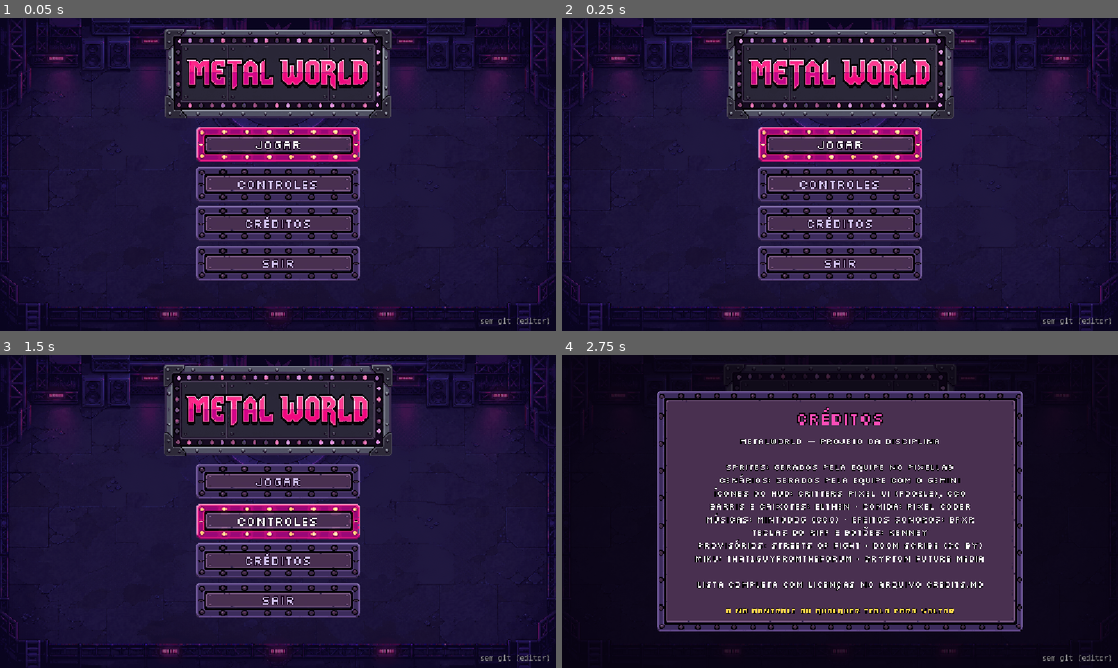
Above: before the commit, frames 1-4 (two rows, left to right).
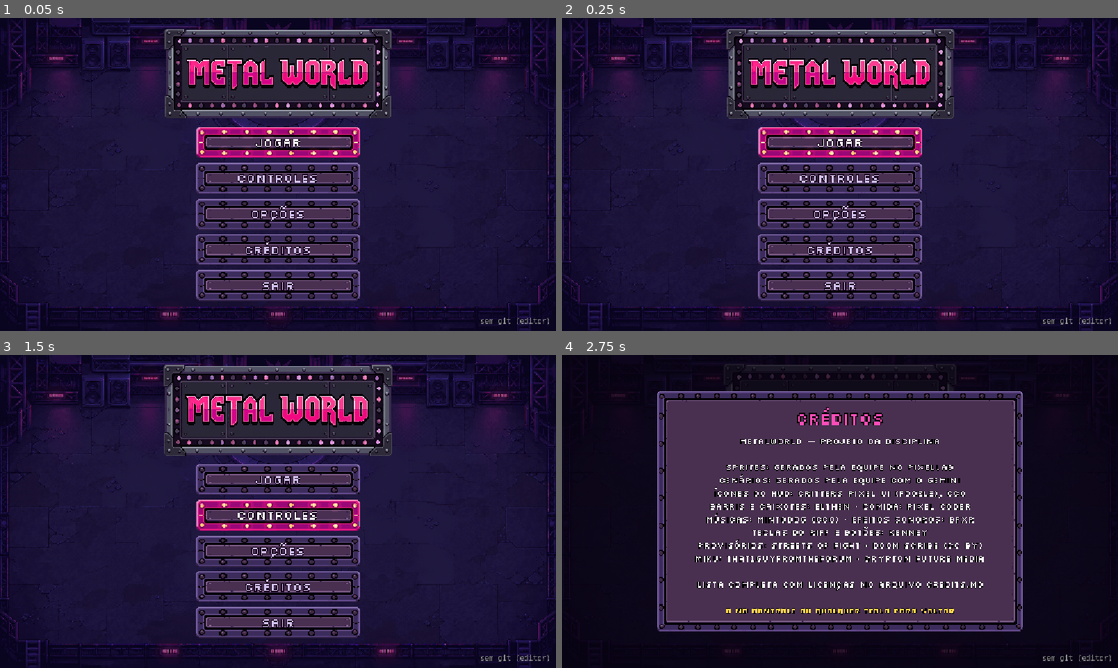
Above: after the commit, the same moments.

Repository: lucas-gif561/metalworld
Game: Godot game, scene res://ui/tela_inicial.tscn
The game is run twice, just before and just after one commit, with the same random seed, the same clock (stepped at 60 frames per second) and the same inputs. Sound files missing from this copy of the repository are replaced by a short silence.
Inputs:
- Up to frame 1 (0.05 s): no input
- Up to frame 2 (0.25 s): no input
- Up to frame 3 (1.5 s): click "Controles" at 0.5 s; click "Voltar" at 1.25 s
- Up to frame 4 (2.75 s): click "Créditos" at 2 s

The runs differ from the first frame. In frame 1, 11% of the frame differs, in the area x 35-65%, y 38-91%; in frame 2, 11%; in frame 3, 11%; in frame 4, nothing differs.

Commit message:
Menu de opções: volume geral, da música e dos efeitos
- Botão "Opções" no menu principal e no pause, logo depois de "Controles"
- Tela nova (ui/tela_opcoes.tscn): três barras de 0 a 100% em passos de
  5%, com WASD, setas, direcional ou analógico de qualquer jogador
- Barramentos "Musica" e "Efeitos" (default_bus_layout.tres); o Audio toca
  cada som no seu e salva os volumes em user://opcoes.cfg
- Botões do menu principal com 64 px para caberem os cinco
- teste_menu cobre a nova ordem e a tela de opções

Co-Authored-By: Claude Opus 5.5 <noreply@anthropic.com>

Diff:
--- /dev/null
+++ b/default_bus_layout.tres
@@ -0,0 +1,15 @@
+[gd_resource type="AudioBusLayout" format=3 uid="uid://ismdoqopqa1y"]
+
+[resource]
+bus/1/name = &"Musica"
+bus/1/solo = false
+bus/1/mute = false
+bus/1/bypass_fx = false
+bus/1/volume_db = 0.0
+bus/1/send = &"Master"
+bus/2/name = &"Efeitos"
+bus/2/solo = false
+bus/2/mute = false
+bus/2/bypass_fx = false
+bus/2/volume_db = 0.0
+bus/2/send = &"Master"
--- a/sistemas/audio.gd
+++ b/sistemas/audio.gd
@@ -35,6 +35,11 @@
 const VOZES = 16
 const INTERVALO_MINIMO_MS = 40
 
+## Canais de volume do menu de Opções e o barramento de cada um
+## (default_bus_layout.tres). O volume fica salvo entre partidas.
+const BARRAMENTOS = {"geral": "Master", "musica": "Musica", "efeitos": "Efeitos"}
+const ARQUIVO_OPCOES = "user://opcoes.cfg"
+
 @export var volume_musica_db: float = -12.0
 @export var volume_sfx_db: float = -6.0
 
@@ -48,6 +53,8 @@
 var musica: AudioStreamPlayer
 var musica_atual := ""
 var tween_musica: Tween
+## 0 a 1 por canal (ver BARRAMENTOS)
+var volumes := {"geral": 1.0, "musica": 1.0, "efeitos": 1.0}
 
 
 func _ready() -> void:
@@ -61,14 +68,53 @@
 
 	for i in range(VOZES):
 		var voz = AudioStreamPlayer.new()
+		voz.bus = &"Efeitos"
 		add_child(voz)
 		vozes.append(voz)
 
 	musica = AudioStreamPlayer.new()
+	musica.bus = &"Musica"
 	add_child(musica)
 
 	for faixa in MUSICAS.values():
 		faixa.loop = true
+
+	_carregar_volumes()
+
+
+# ---------------------------------------------------------------- Volume
+
+func volume(canal: String) -> float:
+	return volumes[canal]
+
+
+## valor de 0 (mudo) a 1 (cheio). Salva só quando a tela de Opções fecha (salvar_volumes).
+func definir_volume(canal: String, valor: float) -> void:
+	volumes[canal] = clampf(valor, 0.0, 1.0)
+	_aplicar_volume(canal)
+
+
+func salvar_volumes() -> void:
+	var arquivo = ConfigFile.new()
+	for canal in volumes:
+		arquivo.set_value("volume", canal, volumes[canal])
+	arquivo.save(ARQUIVO_OPCOES)
+
+
+func _carregar_volumes() -> void:
+	var arquivo = ConfigFile.new()
+	arquivo.load(ARQUIVO_OPCOES) # sem arquivo (primeira vez): fica tudo no máximo
+	for canal in volumes:
+		volumes[canal] = clampf(float(arquivo.get_value("volume", canal, 1.0)), 0.0, 1.0)
+		_aplicar_volume(canal)
+
+
+func _aplicar_volume(canal: String) -> void:
+	var barramento = AudioServer.get_bus_index(BARRAMENTOS[canal])
+	if barramento < 0:
+		return
+	AudioServer.set_bus_volume_db(barramento, linear_to_db(maxf(volumes[canal], 0.0001)))
+	AudioServer.set_bus_mute(barramento, volumes[canal] <= 0.0)
 
 
 func tocar(nome: String, variacao: float = 0.05, intervalo_ms: int = INTERVALO_MINIMO_MS) -> void:
--- a/tests/teste_menu.gd
+++ b/tests/teste_menu.gd
@@ -1,5 +1,5 @@
 extends SceneTree
-## Teste do menu principal: navegação, Controles/Créditos e iniciar
+## Teste do menu principal: navegação, Opções, Controles/Créditos e iniciar
 ## sozinho ou em dupla. Rode com: tests/rodar_testes.sh
 
 var jogo: Node
@@ -53,7 +53,10 @@
 	checar(focado() == "Controles", "S desce para 'Controles'")
 	await esperar(0.2)
 	await apertar("ui_down")
-	checar(focado() == "Creditos", "seta para baixo desce para 'Créditos'")
+	checar(focado() == "Opcoes", "seta para baixo desce para 'Opções'")
+	await esperar(0.2)
+	await apertar("p1_mover_baixo")
+	checar(focado() == "Creditos", "depois vem 'Créditos'")
 	await esperar(0.2)
 	await apertar("p1_mover_baixo")
 	checar(focado() == "Sair", "o último botão é 'Sair'")
@@ -70,6 +73,24 @@
 	checar(menu.janela.visible and menu.titulo_janela.text == "Créditos", "J abre a janela de Créditos")
 	await apertar("p1_dodge")
 	checar(not menu.janela.visible, "qualquer botão fecha a janela")
+
+	# Opções: volume com A/D. O teste devolve o volume ao valor de antes, porque
+	# fechar a tela salva em user://opcoes.cfg (o mesmo arquivo do jogo)
+	var audio = root.get_node("Audio")
+	checar(AudioServer.get_bus_index("Musica") > 0 and AudioServer.get_bus_index("Efeitos") > 0, "música e efeitos têm barramentos próprios")
+	var geral = audio.volume("geral")
+	menu.get_node("Menu/Opcoes").grab_focus()
+	await esperar(0.2)
+	await apertar("p1_atacar")
+	checar(menu.opcoes.visible and not menu.menu.visible and focado() == "Barra", "'Opções' abre os volumes, já no volume geral")
+	await apertar("p1_mover_esquerda")
+	var abaixado = audio.volume("geral")
+	checar(abaixado < geral or geral == 0.0, "A abaixa o volume geral (%.2f -> %.2f)" % [geral, abaixado])
+	await apertar("p1_mover_direita")
+	checar(audio.volume("geral") > abaixado or abaixado == 1.0, "D sobe o volume")
+	audio.definir_volume("geral", geral)
+	await apertar("ui_cancel")
+	checar(not menu.opcoes.visible and menu.menu.visible and focado() == "Opcoes", "Esc fecha as opções e volta em 'Opções'")
 
 	menu.get_node("Menu/Jogar").grab_focus()
 	await esperar(0.2)
--- a/ui/menu_pausa.gd
+++ b/ui/menu_pausa.gd
@@ -1,8 +1,8 @@
 extends CanvasLayer
 ## Menu de pause: Esc (P1), P (P2 no teclado) ou START (de quem está jogando).
 ##
-## Continuar, remover o jogador 2 (ele pode entrar de novo com START) ou
-## voltar ao menu principal. Visual na cena (menu_pausa.tscn), no mesmo tema
+## Continuar, Controles, Opções (volumes), remover o jogador 2 (ele pode
+## entrar de novo com START) ou voltar ao menu principal. Visual na cena (menu_pausa.tscn), no mesmo tema
 ## do menu principal. Roda com o jogo pausado (process_mode = Sempre).
 ## A moldura acompanha os botões (CenterContainer + PanelContainer na cena):
 ## sozinho, sem "Remover jogador 2", ela fica menor.
@@ -15,6 +15,7 @@
 @onready var moldura = $Painel
 @onready var menu = $Painel/Caixa/Respiro/Menu
 @onready var controles = $TelaControles
+@onready var opcoes = $TelaOpcoes
 @onready var botao_remover_p2 = menu.get_node("RemoverP2")
 
 var _proxima_navegacao := 0.0
@@ -25,6 +26,8 @@
 	menu.get_node("Continuar").pressed.connect(continuar)
 	menu.get_node("Controles").pressed.connect(_abrir_controles)
 	controles.fechada.connect(_fechar_controles)
+	menu.get_node("Opcoes").pressed.connect(_abrir_opcoes)
+	opcoes.fechada.connect(_fechar_opcoes)
 	botao_remover_p2.pressed.connect(_remover_p2)
 	menu.get_node("MenuPrincipal").pressed.connect(_ir_ao_menu)
 	for botao in menu.get_children():
@@ -45,6 +48,7 @@
 
 func continuar() -> void:
 	controles.hide()
+	opcoes.hide()
 	moldura.show()
 	hide()
 	get_tree().paused = false
@@ -60,6 +64,17 @@
 func _fechar_controles() -> void:
 	moldura.show()
 	menu.get_node("Controles").grab_focus()
+
+
+func _abrir_opcoes() -> void:
+	Audio.tocar("ui_confirma", 0.0)
+	moldura.hide()
+	opcoes.abrir()
+
+
+func _fechar_opcoes() -> void:
+	moldura.show()
+	menu.get_node("Opcoes").grab_focus()
 
 
 func _remover_p2() -> void:
@@ -79,7 +94,7 @@
 
 
 func _input(event: InputEvent) -> void:
-	if not visible or controles.visible or not event is InputEventJoypadButton:
+	if not visible or controles.visible or opcoes.visible or not event is InputEventJoypadButton:
 		return
 	if event.button_index == JOY_BUTTON_B:
 		if event.pressed:
@@ -97,6 +112,9 @@
 		if _apertou(event, "pausar") and _pode_pausar():
 			abrir()
 			get_viewport().set_input_as_handled()
+		return
+	# Controles e Opções abertas cuidam da própria entrada (e voltam para cá ao fechar)
+	if controles.visible or opcoes.visible:
 		return
 
 	if _apertou(event, "pausar") or event.is_action_pressed("ui_cancel"):
--- a/ui/menu_pausa.tscn
+++ b/ui/menu_pausa.tscn
@@ -4,6 +4,7 @@
 [ext_resource type="Theme" uid="uid://cg0acrc3bqg6k" path="res://ui/tema_menu.tres" id="2_tema"]
 [ext_resource type="Texture2D" uid="uid://0nvcpthestpv" path="res://ui/sprites/botao_menu.png" id="3_moldura"]
 [ext_resource type="PackedScene" uid="uid://rr8uafxhf8t6" path="res://ui/tela_controles.tscn" id="4_controles"]
+[ext_resource type="PackedScene" uid="uid://c75c80eld405r" path="res://ui/tela_opcoes.tscn" id="5_opcoes"]
 
 [sub_resource type="StyleBoxEmpty" id="StyleBoxEmpty_caixa"]
 
@@ -79,6 +80,11 @@
 layout_mode = 2
 text = "Controles"
 
+[node name="Opcoes" type="Button" parent="Painel/Caixa/Respiro/Menu"]
+custom_minimum_size = Vector2(340, 62)
+layout_mode = 2
+text = "Opções"
+
 [node name="RemoverP2" type="Button" parent="Painel/Caixa/Respiro/Menu" unique_id=2048277032]
 custom_minimum_size = Vector2(340, 62)
 layout_mode = 2
@@ -90,3 +96,5 @@
 text = "Menu principal"
 
 [node name="TelaControles" parent="." unique_id=1124501278 instance=ExtResource("4_controles")]
+
+[node name="TelaOpcoes" parent="." instance=ExtResource("5_opcoes")]
--- a/ui/tela_inicial.gd
+++ b/ui/tela_inicial.gd
@@ -6,8 +6,8 @@
 ## Controles/Créditos. Aqui fica só o comportamento.
 ##
 ## "Jogar" abre a escolha do modo (Solo ou Dueto) no lugar dos botões do
-## menu, e o modo abre a seleção de personagem (tela_selecao.tscn); "Sair"
-## fecha o jogo.
+## menu, e o modo abre a seleção de personagem (tela_selecao.tscn); "Opções"
+## abre os volumes (tela_opcoes.tscn); "Sair" fecha o jogo.
 ##
 ## Navegação: setas, WASD, direcional ou analógico de qualquer jogador.
 ## Confirmar: Enter, Espaço, F, J ou A. Voltar: Esc ou B no controle.
@@ -33,6 +33,7 @@
 @onready var janela = $Janela
 @onready var controles = $TelaControles
 @onready var selecao = $TelaSelecao
+@onready var opcoes = $TelaOpcoes
 @onready var titulo_janela = $Janela/Moldura/Titulo
 @onready var texto_janela = $Janela/Moldura/Texto
 @onready var versao = $Versao
@@ -46,6 +47,8 @@
 	$Menu/Jogar.pressed.connect(_abrir_modos)
 	$Menu/Controles.pressed.connect(_abrir_controles)
 	controles.fechada.connect(_fechar_controles)
+	$Menu/Opcoes.pressed.connect(_abrir_opcoes)
+	opcoes.fechada.connect(_fechar_opcoes)
 	$Menu/Creditos.pressed.connect(_abrir_janela.bind("Créditos", TEXTO_CREDITOS))
 	$Menu/Sair.pressed.connect(_sair)
 	# No navegador não dá para fechar a aba pelo jogo
@@ -143,6 +146,17 @@
 	$Menu/Controles.grab_focus()
 
 
+func _abrir_opcoes() -> void:
+	Audio.tocar("ui_confirma", 0.0)
+	menu.hide()
+	opcoes.abrir()
+
+
+func _fechar_opcoes() -> void:
+	menu.show()
+	$Menu/Opcoes.grab_focus()
+
+
 func _abrir_janela(titulo: String, texto: String) -> void:
 	Audio.tocar("ui_confirma", 0.0)
 	titulo_janela.text = titulo
@@ -158,7 +172,7 @@
 
 
 func _input(event: InputEvent) -> void:
-	if not event is InputEventJoypadButton or controles.visible or selecao.visible:
+	if not event is InputEventJoypadButton or controles.visible or selecao.visible or opcoes.visible:
 		return
 	if (janela.visible or menu_modo.visible) and event.button_index == JOY_BUTTON_B:
 		if event.pressed:
@@ -179,7 +193,7 @@
 
 
 func _unhandled_input(event: InputEvent) -> void:
-	if selecao.visible:
+	if selecao.visible or opcoes.visible:
 		return
 	if menu_modo.visible and event.is_action_pressed("ui_cancel"):
 		_fechar_modos()
--- a/ui/tela_inicial.tscn
+++ b/ui/tela_inicial.tscn
@@ -7,6 +7,7 @@
 [ext_resource type="Texture2D" uid="uid://0nvcpthestpv" path="res://ui/sprites/botao_menu.png" id="5_moldura"]
 [ext_resource type="PackedScene" uid="uid://rr8uafxhf8t6" path="res://ui/tela_controles.tscn" id="6_controles"]
 [ext_resource type="PackedScene" uid="uid://7cjxssmfv4s8" path="res://ui/tela_selecao.tscn" id="7_selecao"]
+[ext_resource type="PackedScene" uid="uid://c75c80eld405r" path="res://ui/tela_opcoes.tscn" id="8_opcoes"]
 
 [sub_resource type="SystemFont" id="SystemFont_versao"]
 font_names = PackedStringArray("Consolas", "DejaVu Sans Mono", "Monospace")
@@ -62,27 +63,32 @@
 offset_left = -170.0
 offset_top = 226.0
 offset_right = 170.0
-offset_bottom = 544.0
+offset_bottom = 586.0
 grow_horizontal = 2
 theme_override_constants/separation = 10
 
 [node name="Jogar" type="Button" parent="Menu" unique_id=1952923732]
-custom_minimum_size = Vector2(340, 72)
+custom_minimum_size = Vector2(340, 64)
 layout_mode = 2
 text = "Jogar"
 
 [node name="Controles" type="Button" parent="Menu" unique_id=151849302]
-custom_minimum_size = Vector2(340, 72)
+custom_minimum_size = Vector2(340, 64)
 layout_mode = 2
 text = "Controles"
 
+[node name="Opcoes" type="Button" parent="Menu"]
+custom_minimum_size = Vector2(340, 64)
+layout_mode = 2
+text = "Opções"
+
 [node name="Creditos" type="Button" parent="Menu" unique_id=879762523]
-custom_minimum_size = Vector2(340, 72)
+custom_minimum_size = Vector2(340, 64)
 layout_mode = 2
 text = "Créditos"
 
 [node name="Sair" type="Button" parent="Menu" unique_id=1931945767]
-custom_minimum_size = Vector2(340, 72)
+custom_minimum_size = Vector2(340, 64)
 layout_mode = 2
 text = "Sair"
 
@@ -100,17 +106,17 @@
 theme_override_constants/separation = 10
 
 [node name="Solo" type="Button" parent="MenuModo" unique_id=230101180]
-custom_minimum_size = Vector2(340, 72)
+custom_minimum_size = Vector2(340, 64)
 layout_mode = 2
 text = "Solo"
 
 [node name="Dueto" type="Button" parent="MenuModo" unique_id=485533997]
-custom_minimum_size = Vector2(340, 72)
+custom_minimum_size = Vector2(340, 64)
 layout_mode = 2
 text = "Dueto"
 
 [node name="Voltar" type="Button" parent="MenuModo" unique_id=789385275]
-custom_minimum_size = Vector2(340, 72)
+custom_minimum_size = Vector2(340, 64)
 layout_mode = 2
 text = "Voltar"
 
@@ -247,3 +253,11 @@
 anchor_bottom = 1.0
 grow_horizontal = 2
 grow_vertical = 2
+
+[node name="TelaOpcoes" parent="." instance=ExtResource("8_opcoes")]
+layout_mode = 1
+anchors_preset = 15
+anchor_right = 1.0
+anchor_bottom = 1.0
+grow_horizontal = 2
+grow_vertical = 2
--- /dev/null
+++ b/ui/tela_opcoes.gd
@@ -0,0 +1,107 @@
+extends ColorRect
+## Opções do jogo: volume geral, da música e dos efeitos. Quem guarda e salva
+## os volumes é o autoload Audio; aqui fica só a tela. Compartilhada pelo menu
+## principal e pelo menu de pausa, como a tela de Controles.
+##
+## Navegação: cima/baixo trocam de barra e esquerda/direita mudam o volume
+## (WASD, setas, direcional ou analógico de qualquer jogador). Voltar: Esc, B,
+## a tecla de pausar ou confirmar no botão "Voltar".
+
+signal fechada
+
+const ESPERA_NAVEGACAO = 0.15
+
+@onready var barras := {
+	"geral": $Centro/Painel/Respiro/Coluna/Volumes/Geral/Barra,
+	"musica": $Centro/Painel/Respiro/Coluna/Volumes/Musica/Barra,
+	"efeitos": $Centro/Painel/Respiro/Coluna/Volumes/Efeitos/Barra,
+}
+@onready var voltar = $Centro/Painel/Respiro/Coluna/Voltar
+
+var _proxima_navegacao := 0.0
+
+
+func _ready() -> void:
+	voltar.pressed.connect(_fechar)
+	for canal in barras:
+		var barra: HSlider = barras[canal]
+		barra.value_changed.connect(_ao_mudar.bind(canal))
+	for controle in _focaveis():
+		controle.focus_entered.connect(func(): Audio.tocar("nota_good", 0.0))
+		controle.mouse_entered.connect(controle.grab_focus)
+
+
+func abrir() -> void:
+	for canal in barras:
+		barras[canal].set_value_no_signal(Audio.volume(canal) * 100.0)
+		_mostrar_valor(canal)
+	show()
+	barras.geral.grab_focus()
+
+
+func _fechar() -> void:
+	Audio.salvar_volumes()
+	hide()
+	fechada.emit()
+
+
+func _ao_mudar(valor: float, canal: String) -> void:
+	Audio.definir_volume(canal, valor / 100.0)
+	_mostrar_valor(canal)
+	# Um toque curto para ouvir como ficou
+	Audio.tocar("nota_good", 0.0)
+
+
+func _mostrar_valor(canal: String) -> void:
+	barras[canal].get_parent().get_node("Valor").text = "%d%%" % roundi(barras[canal].value)
+
+
+func _focaveis() -> Array:
+	return barras.values() + [voltar]
+
+
+func _input(evento: InputEvent) -> void:
+	if not is_visible_in_tree():
+		return
+	var no_controle = evento is InputEventJoypadButton
+	if (no_controle and evento.pressed and evento.button_index == JOY_BUTTON_B) or evento.is_action_pressed("ui_cancel"):
+		_fechar()
+		get_viewport().set_input_as_handled()
+		return
+	if no_controle and evento.pressed and evento.button_index == JOY_BUTTON_A and voltar.has_focus():
+		_fechar()
+		get_viewport().set_input_as_handled()
+		return
+	for id_jogador in [1, 2]:
+		if not no_controle and not evento.is_echo() and (evento.is_action_pressed(Controles.acao(id_jogador, "pausar"))
+				or (voltar.has_focus() and evento.is_action_pressed(Controles.acao(id_jogador, "atacar")))):
+			_fechar()
+		elif evento.is_action_pressed(Controles.acao(id_jogador, "mover_cima"), true):
+			_navegar(-1)
+		elif evento.is_action_pressed(Controles.acao(id_jogador, "mover_baixo"), true):
+			_navegar(1)
+		elif evento.is_action_pressed(Controles.acao(id_jogador, "mover_esquerda"), true):
+			_ajustar(-1)
+		elif evento.is_action_pressed(Controles.acao(id_jogador, "mover_direita"), true):
+			_ajustar(1)
+		else:
+			continue
+		get_viewport().set_input_as_handled()
+		return
+
+
+func _navegar(passo: int) -> void:
+	var agora = Time.get_ticks_msec() / 1000.0
+	if agora < _proxima_navegacao:
+		return
+	_proxima_navegacao = agora + ESPERA_NAVEGACAO
+	var lista = _focaveis()
+	var atual = lista.find(get_viewport().gui_get_focus_owner())
+	lista[wrapi(atual + passo, 0, lista.size())].grab_focus()
+
+
+## Segurar a tecla repete (eco), de 5 em 5%
+func _ajustar(direcao: int) -> void:
+	var focado = get_viewport().gui_get_focus_owner()
+	if focado is HSlider:
+		focado.value += direcao * focado.step
--- /dev/null
+++ b/ui/tela_opcoes.tscn
@@ -0,0 +1,208 @@
+[gd_scene format=3 uid="uid://c75c80eld405r"]
+
+[ext_resource type="Script" uid="uid://b8c73pm21874m" path="res://ui/tela_opcoes.gd" id="1_script"]
+[ext_resource type="Theme" uid="uid://cg0acrc3bqg6k" path="res://ui/tema_menu.tres" id="2_tema"]
+[ext_resource type="Texture2D" uid="uid://0nvcpthestpv" path="res://ui/sprites/botao_menu.png" id="3_moldura"]
+
+[sub_resource type="StyleBoxEmpty" id="StyleBoxEmpty_painel"]
+
+[sub_resource type="StyleBoxFlat" id="StyleBoxFlat_trilho"]
+content_margin_top = 7.0
+content_margin_bottom = 7.0
+bg_color = Color(0.12, 0.05, 0.16, 1)
+border_width_left = 2
+border_width_top = 2
+border_width_right = 2
+border_width_bottom = 2
+border_color = Color(0.05, 0.01, 0.07, 1)
+corner_radius_top_left = 3
+corner_radius_top_right = 3
+corner_radius_bottom_right = 3
+corner_radius_bottom_left = 3
+
+[sub_resource type="StyleBoxFlat" id="StyleBoxFlat_cheio"]
+bg_color = Color(0.85, 0.25, 0.6, 1)
+corner_radius_top_left = 3
+corner_radius_top_right = 3
+corner_radius_bottom_right = 3
+corner_radius_bottom_left = 3
+
+[sub_resource type="StyleBoxFlat" id="StyleBoxFlat_cheio_aceso"]
+bg_color = Color(1, 0.3, 0.72, 1)
+corner_radius_top_left = 3
+corner_radius_top_right = 3
+corner_radius_bottom_right = 3
+corner_radius_bottom_left = 3
+
+[sub_resource type="StyleBoxFlat" id="StyleBoxFlat_foco"]
+draw_center = false
+border_width_left = 2
+border_width_top = 2
+border_width_right = 2
+border_width_bottom = 2
+border_color = Color(1, 0.9, 0.96, 1)
+corner_radius_top_left = 4
+corner_radius_top_right = 4
+corner_radius_bottom_right = 4
+corner_radius_bottom_left = 4
+expand_margin_left = 4.0
+expand_margin_top = 4.0
+expand_margin_right = 4.0
+expand_margin_bottom = 4.0
+
+[sub_resource type="Theme" id="Theme_barras"]
+HSlider/styles/slider = SubResource("StyleBoxFlat_trilho")
+HSlider/styles/grabber_area = SubResource("StyleBoxFlat_cheio")
+HSlider/styles/grabber_area_highlight = SubResource("StyleBoxFlat_cheio_aceso")
+HSlider/styles/focus = SubResource("StyleBoxFlat_foco")
+Label/colors/font_color = Color(0.9, 0.86, 0.96, 1)
+Label/colors/font_outline_color = Color(0, 0, 0, 1)
+Label/constants/outline_size = 5
+Label/font_sizes/font_size = 22
+
+[node name="TelaOpcoes" type="ColorRect"]
+visible = false
+layout_mode = 3
+anchors_preset = 15
+anchor_right = 1.0
+anchor_bottom = 1.0
+grow_horizontal = 2
+grow_vertical = 2
+theme = ExtResource("2_tema")
+color = Color(0.03, 0.01, 0.06, 0.75)
+script = ExtResource("1_script")
+
+[node name="Centro" type="CenterContainer" parent="."]
+layout_mode = 1
+anchors_preset = 15
+anchor_right = 1.0
+anchor_bottom = 1.0
+grow_horizontal = 2
+grow_vertical = 2
+mouse_filter = 2
+
+[node name="Painel" type="PanelContainer" parent="Centro"]
+layout_mode = 2
+theme_override_styles/panel = SubResource("StyleBoxEmpty_painel")
+
+[node name="Moldura" type="NinePatchRect" parent="Centro/Painel"]
+layout_mode = 2
+texture = ExtResource("3_moldura")
+draw_center = false
+patch_margin_left = 24
+patch_margin_top = 24
+patch_margin_right = 24
+patch_margin_bottom = 24
+axis_stretch_horizontal = 2
+axis_stretch_vertical = 2
+
+[node name="Fundo" type="ColorRect" parent="Centro/Painel/Moldura"]
+show_behind_parent = true
+layout_mode = 1
+anchors_preset = 15
+anchor_right = 1.0
+anchor_bottom = 1.0
+offset_left = 22.0
+offset_top = 22.0
+offset_right = -22.0
+offset_bottom = -22.0
+grow_horizontal = 2
+grow_vertical = 2
+color = Color(0.286, 0.188, 0.314, 1)
+
+[node name="Respiro" type="MarginContainer" parent="Centro/Painel"]
+layout_mode = 2
+theme_override_constants/margin_left = 48
+theme_override_constants/margin_top = 32
+theme_override_constants/margin_right = 48
+theme_override_constants/margin_bottom = 40
+
+[node name="Coluna" type="VBoxContainer" parent="Centro/Painel/Respiro"]
+layout_mode = 2
+theme = SubResource("Theme_barras")
+theme_override_constants/separation = 24
+
+[node name="Titulo" type="Label" parent="Centro/Painel/Respiro/Coluna"]
+layout_mode = 2
+theme_override_colors/font_color = Color(1, 0.3, 0.72, 1)
+theme_override_colors/font_outline_color = Color(0, 0, 0, 1)
+theme_override_constants/outline_size = 8
+theme_override_font_sizes/font_size = 34
+text = "Opções"
+horizontal_alignment = 1
+
+[node name="Volumes" type="VBoxContainer" parent="Centro/Painel/Respiro/Coluna"]
+layout_mode = 2
+theme_override_constants/separation = 18
+
+[node name="Geral" type="HBoxContainer" parent="Centro/Painel/Respiro/Coluna/Volumes"]
+layout_mode = 2
+theme_override_constants/separation = 20
+
+[node name="Nome" type="Label" parent="Centro/Painel/Respiro/Coluna/Volumes/Geral"]
+custom_minimum_size = Vector2(190, 0)
+layout_mode = 2
+text = "Volume geral"
+
+[node name="Barra" type="HSlider" parent="Centro/Painel/Respiro/Coluna/Volumes/Geral"]
+custom_minimum_size = Vector2(320, 28)
+layout_mode = 2
+size_flags_vertical = 4
+step = 5.0
+value = 100.0
+
+[node name="Valor" type="Label" parent="Centro/Painel/Respiro/Coluna/Volumes/Geral"]
+custom_minimum_size = Vector2(80, 0)
+layout_mode = 2
+text = "100%"
+horizontal_alignment = 2
+
+[node name="Musica" type="HBoxContainer" parent="Centro/Painel/Respiro/Coluna/Volumes"]
+layout_mode = 2
+theme_override_constants/separation = 20
+
+[node name="Nome" type="Label" parent="Centro/Painel/Respiro/Coluna/Volumes/Musica"]
+custom_minimum_size = Vector2(190, 0)
+layout_mode = 2
+text = "Música"
+
+[node name="Barra" type="HSlider" parent="Centro/Painel/Respiro/Coluna/Volumes/Musica"]
+custom_minimum_size = Vector2(320, 28)
+layout_mode = 2
+size_flags_vertical = 4
+step = 5.0
+value = 100.0
+
+[node name="Valor" type="Label" parent="Centro/Painel/Respiro/Coluna/Volumes/Musica"]
+custom_minimum_size = Vector2(80, 0)
+layout_mode = 2
+text = "100%"
+horizontal_alignment = 2
+
+[node name="Efeitos" type="HBoxContainer" parent="Centro/Painel/Respiro/Coluna/Volumes"]
+layout_mode = 2
+theme_override_constants/separation = 20
+
+[node name="Nome" type="Label" parent="Centro/Painel/Respiro/Coluna/Volumes/Efeitos"]
+custom_minimum_size = Vector2(190, 0)
+layout_mode = 2
+text = "Efeitos"
+
+[node name="Barra" type="HSlider" parent="Centro/Painel/Respiro/Coluna/Volumes/Efeitos"]
+custom_minimum_size = Vector2(320, 28)
+layout_mode = 2
+size_flags_vertical = 4
+step = 5.0
+value = 100.0
+
+[node name="Valor" type="Label" parent="Centro/Painel/Respiro/Coluna/Volumes/Efeitos"]
+custom_minimum_size = Vector2(80, 0)
+layout_mode = 2
+text = "100%"
+horizontal_alignment = 2
+
+[node name="Voltar" type="Button" parent="Centro/Painel/Respiro/Coluna"]
+custom_minimum_size = Vector2(210, 44)
+layout_mode = 2
+size_flags_horizontal = 4
+text = "Voltar"
Not shown, added: ui/tela_opcoes.gd.uid
